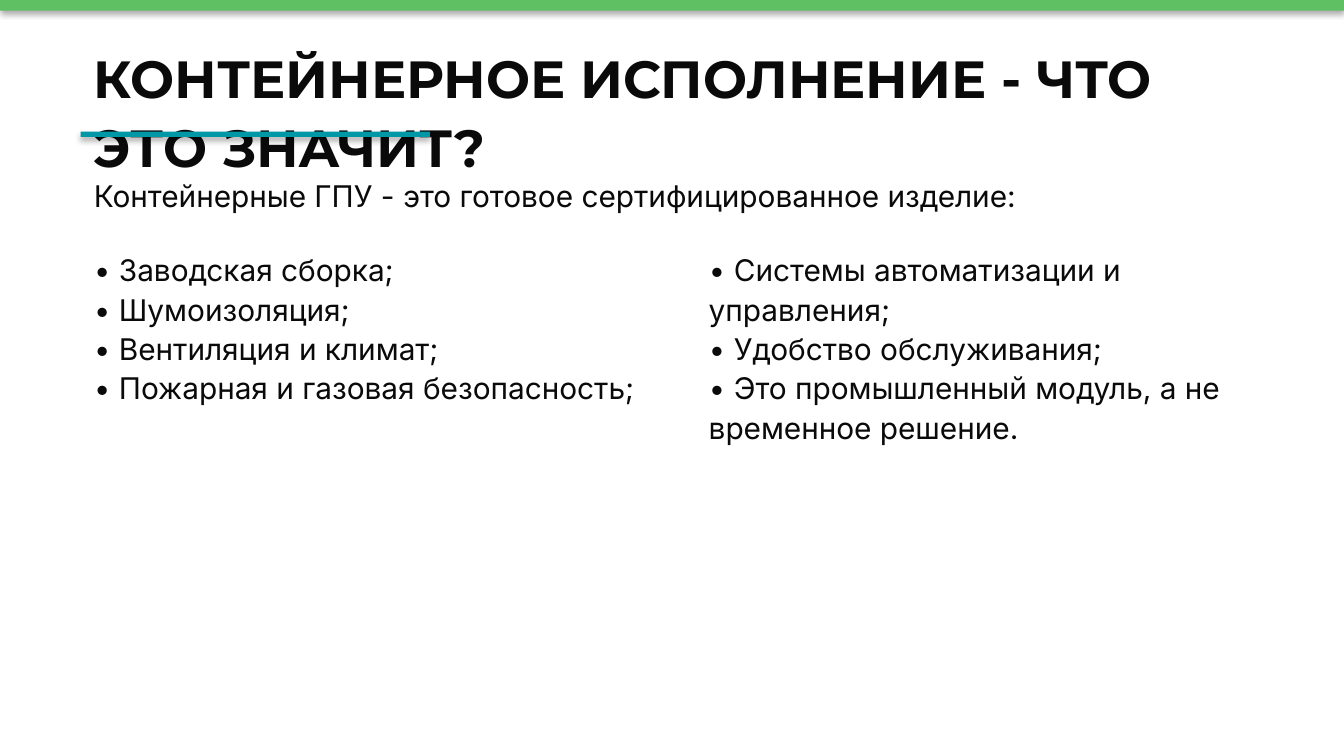
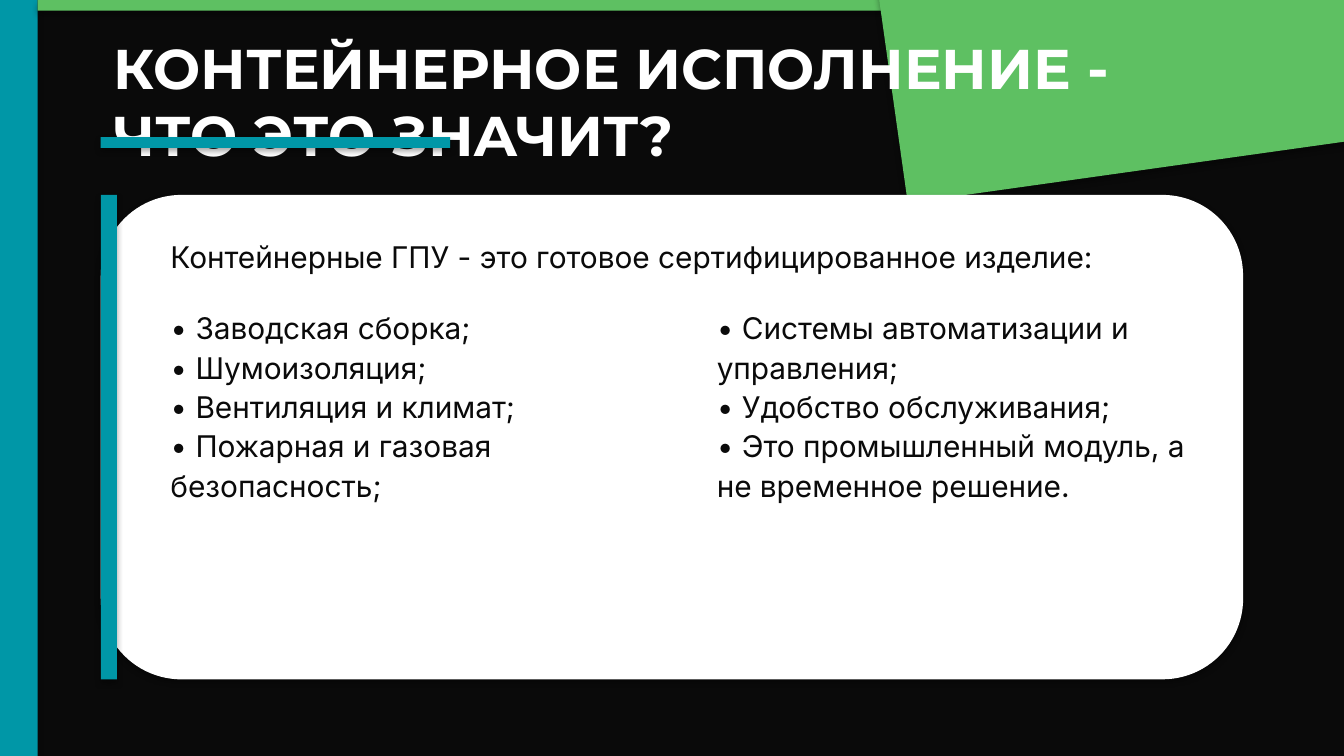
Before and after one commit to Machibo/remote, a slide deck: slide 10 of output/redesign.pptx. Drawn at 1344x756 pixels with LibreOffice and Linux fonts; fonts in the diff are those of the drawing. Boxes give left, top, right and bottom in pixels: in the first picture for what was removed or moved away, otherwise in the second. Text is boxed around its words. In the diff, an @@ line names an element or a change of style, - is before the commit and + after.

```diff
--- a/output/redesign.pptx
+++ b/output/redesign.pptx
@@ rectangle added at bbox=[0, 0, 1344, 755], fill #0A0A0A @@
@@ rectangle added at bbox=[0, 0, 38, 755], fill #0097A7 @@
@@ rectangle: place and size @@
-rectangle at bbox=[0, 0, 1344, 11]
+rectangle at bbox=[38, 0, 1344, 11]
@@ text "КОНТЕЙНЕРНОЕ ИСПОЛНЕНИЕ - ЧТО ЭТО ...": place and size @@
-text "КОНТЕЙНЕРНОЕ ИСПОЛНЕНИЕ - ЧТО ЭТО ..." at bbox=[94, 51, 1152, 168]
+text "КОНТЕЙНЕРНОЕ ИСПОЛНЕНИЕ - ЧТО ЭТО ..." at bbox=[114, 34, 1072, 157]
@@ text "КОНТЕЙНЕРНОЕ ИСПОЛНЕНИЕ - ЧТО ЭТО ..." at bbox=[114, 34, 1072, 157]: size 28 to 30 pt, text colour #0A0A0A to #FFFFFF; line spacing 1.1 to 1 @@
@@ rectangle added at bbox=[872, 0, 1344, 203], fill #5EC062 @@
@@ rectangle: place and size @@
-rectangle at bbox=[81, 132, 430, 137]
+rectangle at bbox=[101, 137, 450, 148]
@@ rounded rectangle added at bbox=[101, 195, 1243, 679], fill #FFFFFF @@
@@ rectangle added at bbox=[101, 195, 117, 679], fill #0097A7 @@
@@ text "Контейнерные ГПУ - это готовое ...": place and size @@
-text "Контейнерные ГПУ - это готовое ..." at bbox=[94, 184, 1016, 213]
+text "Контейнерные ГПУ - это готовое ..." at bbox=[170, 245, 1092, 274]
@@ text "• Заводская сборка;" rewrapped from bbox=[119, 259, 634, 405] to bbox=[170, 317, 515, 503] @@
@@ text "• Системы автоматизации и управления;" rewrapped from bbox=[709, 259, 1220, 445] to bbox=[717, 317, 1185, 503] @@
```
Also in this commit, not shown: 19 other slides changed, 1 other file.
